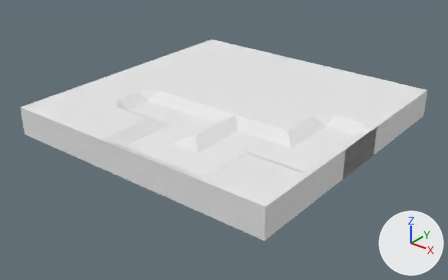
Renders of the OBJ model Assets/Stimuli/23s.obj from each side of a commit.
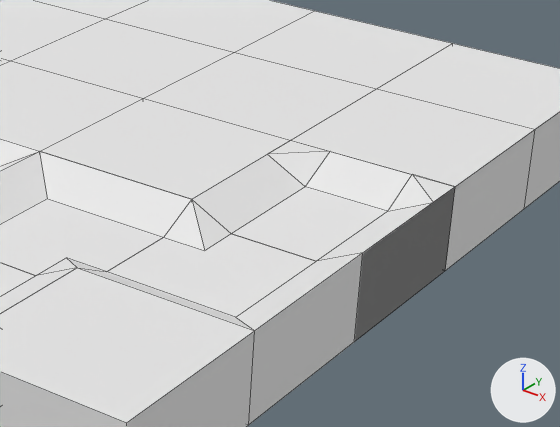
The first picture shows the older version from a 50 mm lens placed at (16.29, -11.72, 8.56), pointed at (4.09, 3.52, -0.89). The close-ups show both versions on the part from 50% to 92% of the width and 23% to 74% of the height of that picture; other places that the commit changed are outside them. Arrows for +X, +Y and +Z are at lower right; the lights stay in place. The close-ups show mesh edges as thin lines. Where no turn or scale is listed for an object, it has been applied to the vertices. Vertices at the same position are counted once.

The scene before the commit, as lines of its bpy script (objects in view):
```python
me_block_2_4_block_804 = bpy.data.meshes.new('block.2.4_block.804')
me_block_2_4_block_804.from_pydata(...)  # a box spanning x 3.0..5.0, y 7.0..9.0, z -0.5..0.5
me_block_2_4_block_804.materials.append(mat_material)  # white #e7e7e7
me_block_3_2_block_805 = bpy.data.meshes.new('block.3.2_block.805')
me_block_3_2_block_805.from_pydata(...)  # a box spanning x 5.0..7.0, y 3.0..5.0, z -0.5..0.5
me_block_3_2_block_805.materials.append(mat_material)  # white #e7e7e7
me_ending_4_2_ending_090 = bpy.data.meshes.new('ending.4.2_ending.090')
me_ending_4_2_ending_090.from_pydata(...)  # 16 vertices, 15 faces; spans x 7.0..9.0, y 3.0..5.0, z -0.5..0.5
me_ending_4_2_ending_090.materials.append(mat_none)  # white #e7e7e7
ob_block_2_4_block_804 = bpy.data.objects.new('block.2.4_block.804', me_block_2_4_block_804)
ob_block_2_4_block_804.location = (0.0, 0.0, 0.0)
ob_block_3_2_block_805 = bpy.data.objects.new('block.3.2_block.805', me_block_3_2_block_805)
ob_block_3_2_block_805.location = (0.0, 0.0, 0.0)
ob_ending_4_2_ending_090 = bpy.data.objects.new('ending.4.2_ending.090', me_ending_4_2_ending_090)
ob_ending_4_2_ending_090.location = (0.0, 0.0, 0.0)
# also in view: 'block.4.0_block.808' at (8.0, 0.0, 0.0); 'block.1.4_block.801' at (2.0, 8.0, 0.0); 'corner.2.1_corner.181' at (4.0, 2.0, 0.0); 'corner.3.0_corner.182' at (6.0, 0.0, 0.0); 'block.1.3_block.800' at (2.0, 6.0, 0.0)
```
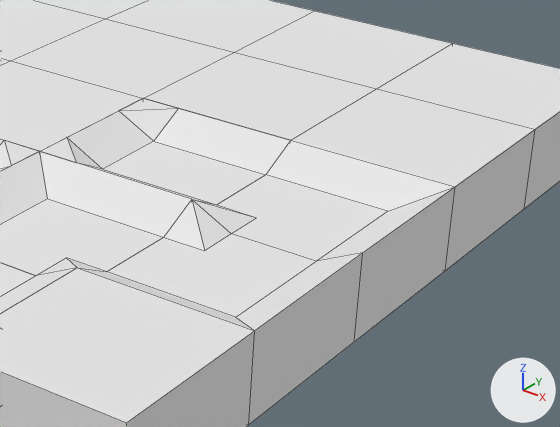
Where the change shows, as pixel boxes (x1, y1, x2, y2) in the close-ups (560 x 427 px; the box of a moved part takes in the faces that stretch with it):
'block.3.2_block.805', reshaped: before (41, 98, 290, 199); after (41, 98, 290, 205)
part 1 of me_ending_4_2_ending_090, moved or reshaped: before (192, 140, 455, 332); after (192, 140, 455, 261)

The change, as a diff of the scene's bpy script:
```diff
--- a/Assets/Stimuli/23s.obj.py
+++ b/Assets/Stimuli/23s.obj.py
@@ me_block_3_2_block_805 @@
 # used by ob_block_3_2_block_805; location = (0.0, 0.0, 0.0)
-me_block_3_2_block_805.from_pydata(...)  # 8 vertices, 6 faces; spans x 5.0..7.0, y 3.0..5.0, z -0.5..0.5
-me_block_3_2_block_805.materials.append(mat_material)  # white #e7e7e7
+me_block_3_2_block_805.from_pydata(...)  # 16 vertices, 15 faces; spans x 5.0..7.0, y 3.0..5.0, z -0.5..0.5
+# me_block_3_2_block_805 part 2
+# 3 faces are deleted
+# 8 vertices are added at x 5.0..7.0, y 3.0..5.0, z 0.25..0.5
+# 12 new faces join them
+me_block_3_2_block_805.materials.append(mat_none)  # white #e7e7e7
@@ me_ending_4_2_ending_090 @@
 # used by ob_ending_4_2_ending_090; location = (0.0, 0.0, 0.0)
-me_ending_4_2_ending_090.from_pydata(...)  # 16 vertices, 15 faces; spans x 7.0..9.0, y 3.0..5.0, z -0.5..0.5
+me_ending_4_2_ending_090.from_pydata(...)  # 15 vertices, 10 faces, 3 loose edges; spans x 7.0..9.0, y 3.0..5.0, z -0.5..0.5
+# me_ending_4_2_ending_090 part 1
+# 5 vertices are removed from x 7.0..9.0, y 4.5..5.0, z 0.25..0.5
+# 12 faces are deleted
+# 4 vertices are added at (7.0, 4.5, 0.25), (7.0, 3.5, 0.25), (7.5, 3.5, 0.0), (7.5, 3.5, 0.25)
+# 3 loose edges are added
+# 7 new faces join them
 me_ending_4_2_ending_090.materials.append(mat_none)
```
